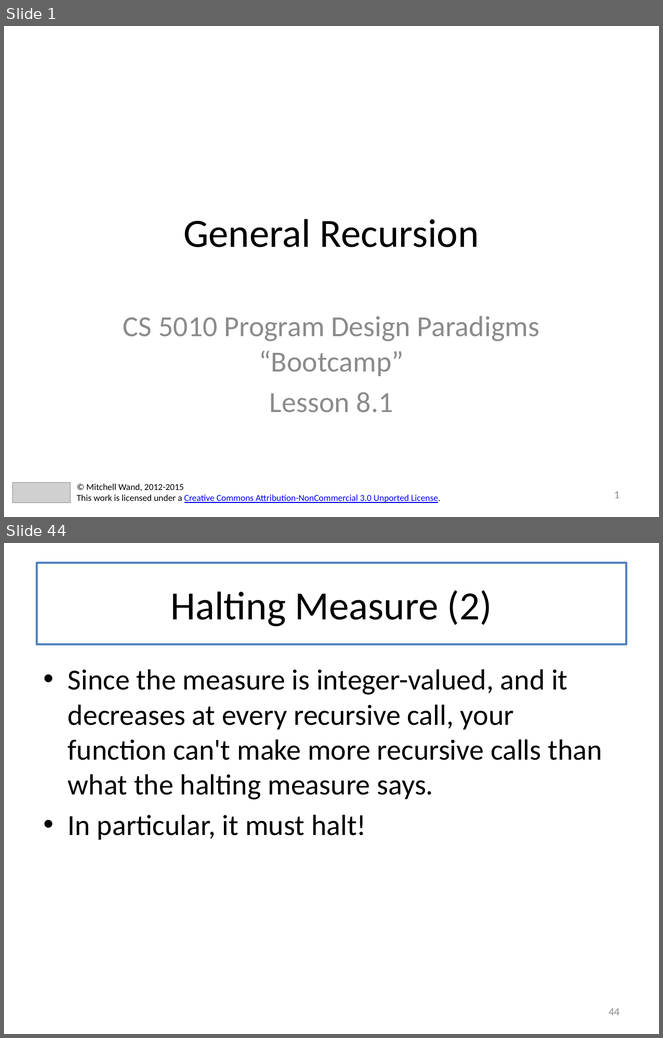
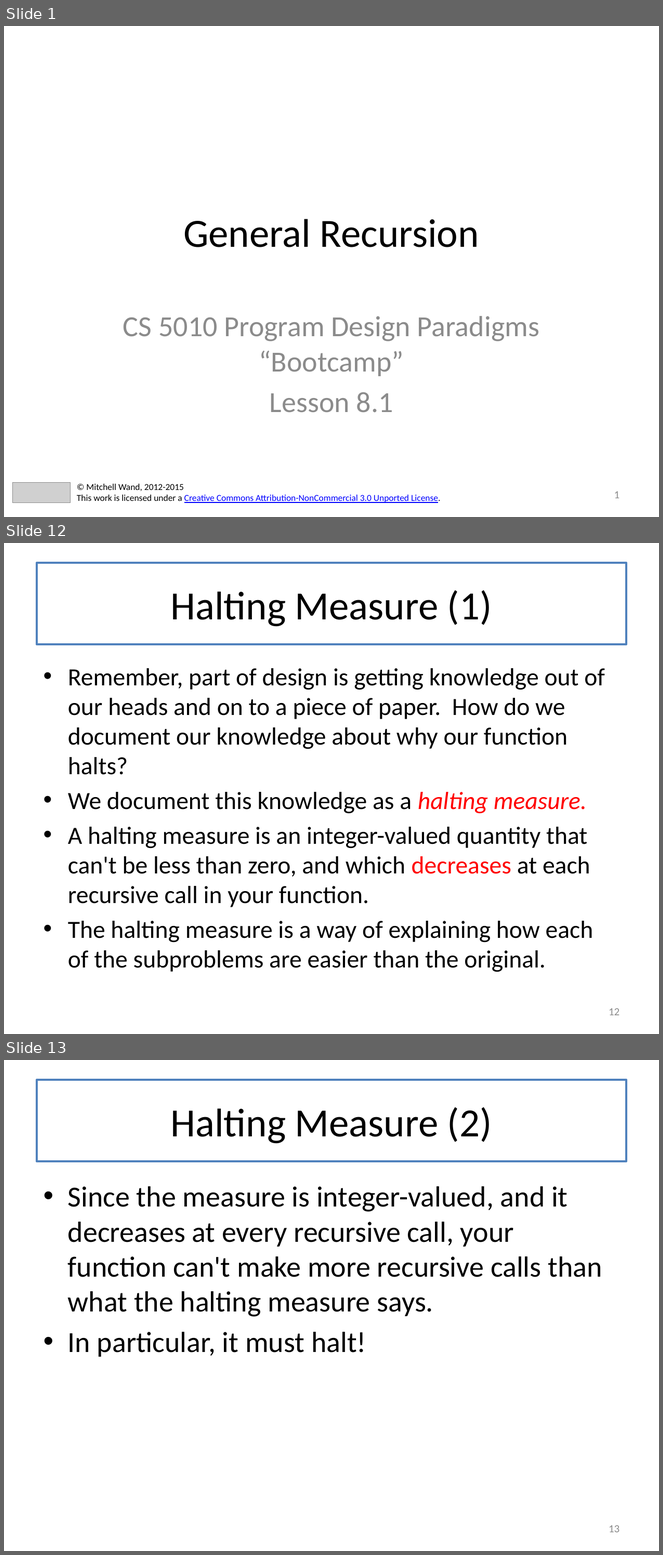
Before and after one commit to mwand/cs5010f17, a slide deck: Slides/Lesson 8.1-8.2 General Recursion.pptx. Shown one above the other, each under a label of ours: slides 1 and 44 before the commit, slides 1, 12 and 13 after it; the slides between them are not shown. The pictures are 663x1038 and 663x1555 pixels, drawn with LibreOffice and Linux fonts; fonts in the diff are those of the drawing; grey boxes stand for pictures. Boxes give left, top, right and bottom in pixels: in the first picture for what was removed or moved away, otherwise in the second. Text is boxed around its words. In the diff, an @@ line names an element or a change of style, - is before the commit and + after.

```diff
--- a/Slides/Lesson 8.1-8.2 General Recursion.pptx
+++ b/Slides/Lesson 8.1-8.2 General Recursion.pptx
@@ slide 12 added at bbox=[4, 543, 659, 1034], background #FFFFFF @@
@@ title added at bbox=[37, 563, 626, 644], fill #FFFFFF, outline #4F81BD 2.25 pt, 44 pt, text #000000 @@
+Halting Measure (1)
@@ text added at bbox=[68, 668, 605, 973], 27.2 pt, text #000000 @@
+• Remember, part of design is getting knowledge out of our heads and on to a piece of paper. How do we document our knowledge about why our function halts?
+• We document this knowledge as a halting measure.
+• A halting measure is an integer-valued quantity that can't be less than zero, and which decreases at each recursive call in your function.
+• The halting measure is a way of explaining how each of the subproblems are easier than the original.
@@ page number added at bbox=[609, 1008, 620, 1016], 12 pt, text #8C8C8C @@
+12
@@ what was slide 44 is now slide 13 @@
@@ page number at bbox=[609, 1525, 620, 1533]: text changed @@
-44
+13
```
Also in this commit, not shown: 6 slides changed, 8 other slides added, 1 slide removed, 1 other file.
